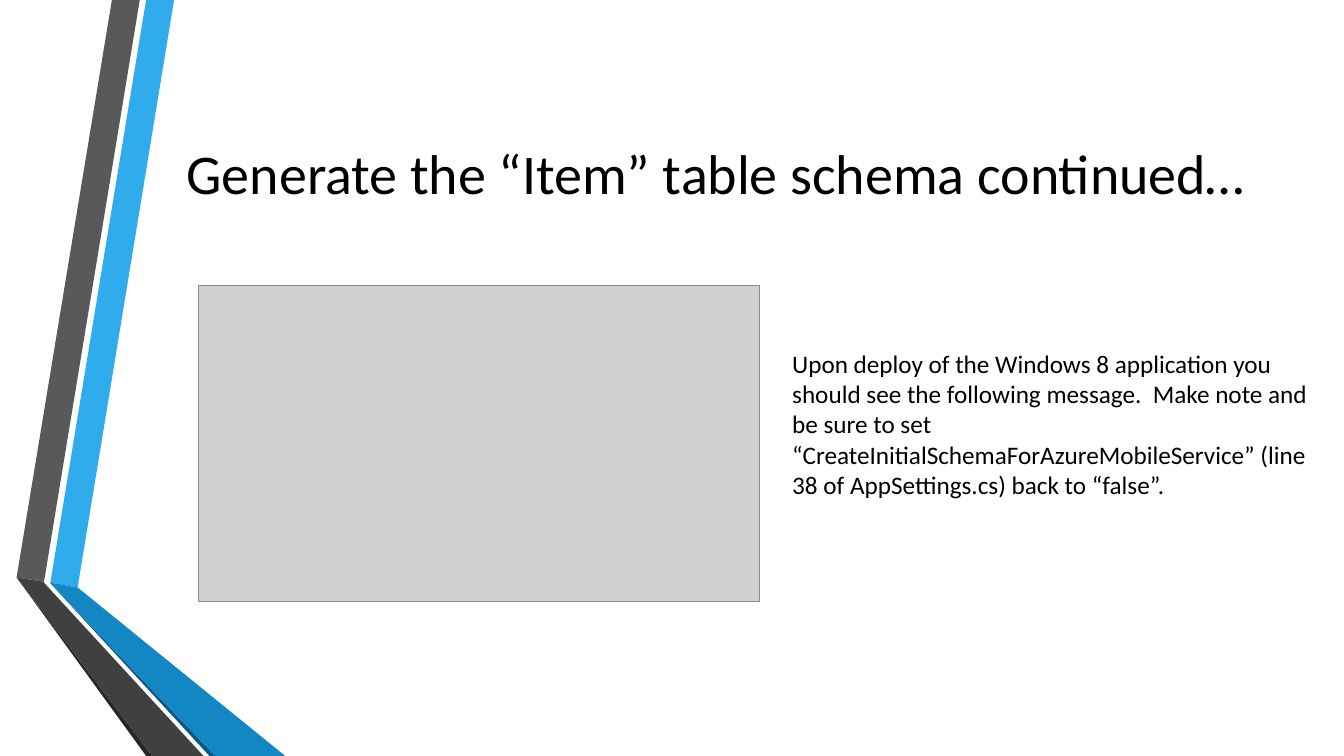
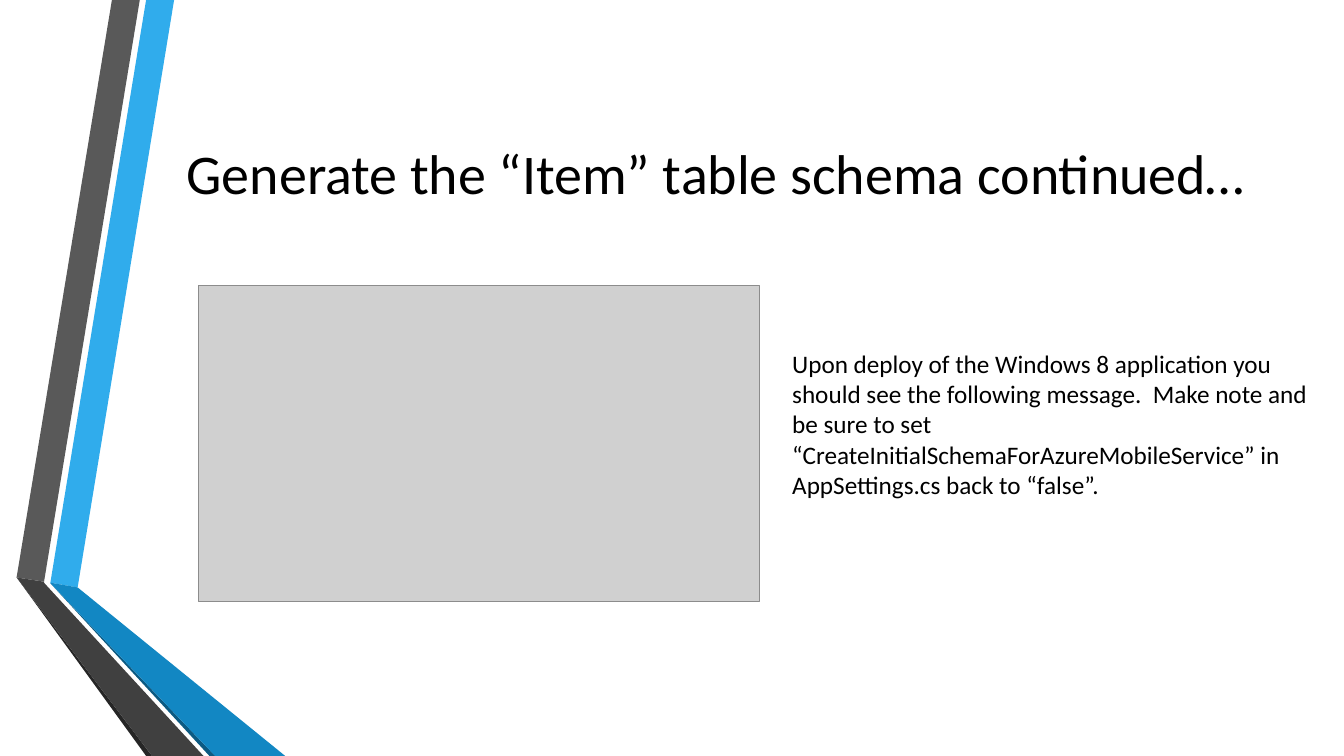
Before and after one commit to toolboc/XPlatformCloudKit, a slide deck: slide 24 of XPlatformCloudkit.pptx (slide 21 before the commit). Drawn at 1344x756 pixels with LibreOffice and Linux fonts; fonts in the diff are those of the drawing; grey boxes stand for pictures; background and template pictures are left out. Boxes give left, top, right and bottom in pixels: in the first picture for what was removed or moved away, otherwise in the second. Text is boxed around its words. In the diff, an @@ line names an element or a change of style, - is before the commit and + after.

```diff
--- a/XPlatformCloudkit.pptx
+++ b/XPlatformCloudkit.pptx
@@ text at (x1=792, y1=415, x2=1279, y2=499): text changed @@
-be sure to set “CreateInitialSchemaForAzureMobileService” (line 38 of AppSettings.cs) back to “false”.
+be sure to set “CreateInitialSchemaForAzureMobileService” in AppSettings.cs back to “false”.
```
Also in this commit, not shown: 10 other slides changed, 2 slides added.
